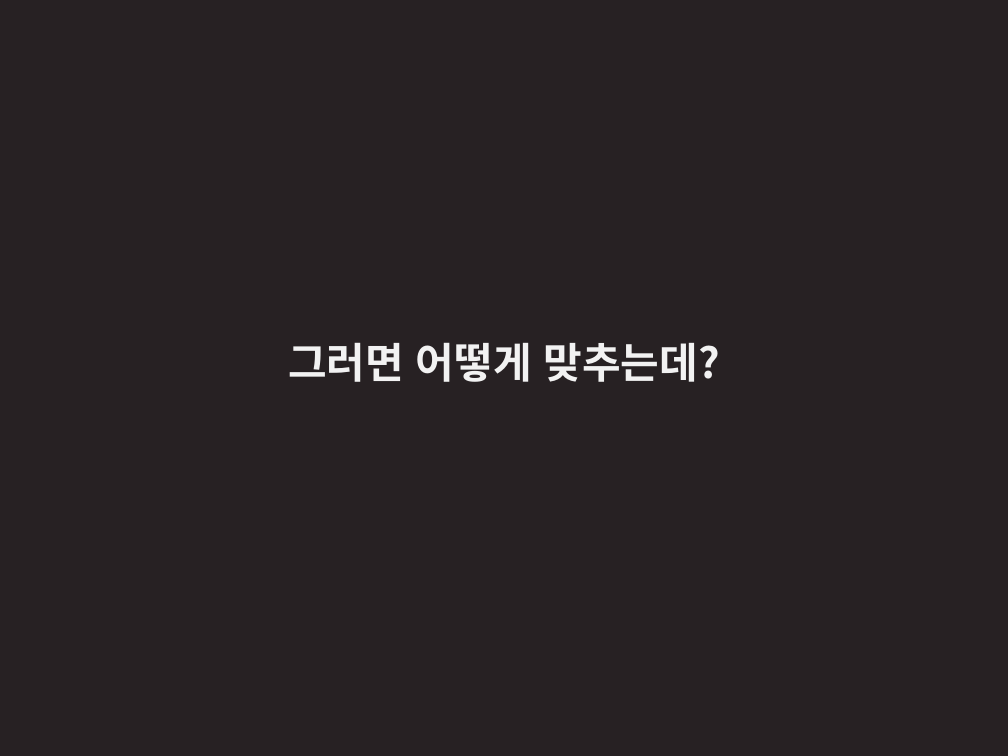
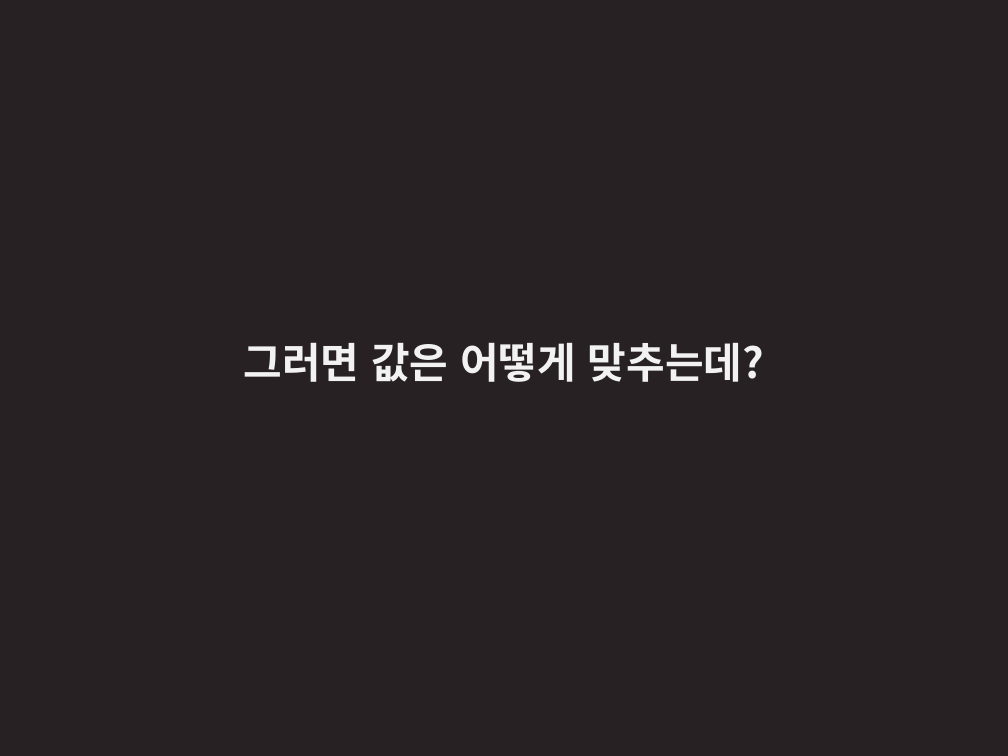
Before and after one commit to LemonDouble/TIL, a slide deck: slide 20 of study/ML_basic.pptx. Drawn at 1008x756 pixels with LibreOffice and Linux fonts; fonts in the diff are those of the drawing. Boxes give left, top, right and bottom in pixels: in the first picture for what was removed or moved away, otherwise in the second. Text is boxed around its words. In the diff, an @@ line names an element or a change of style, - is before the commit and + after.

```diff
--- a/study/ML_basic.pptx
+++ b/study/ML_basic.pptx
@@ text at bbox=[244, 342, 764, 382]: text changed @@
-그러면 어떻게 맞추는데?
+그러면 값은 어떻게 맞추는데?
```
Also in this commit, not shown: 4 other slides changed, 2 slides added.
